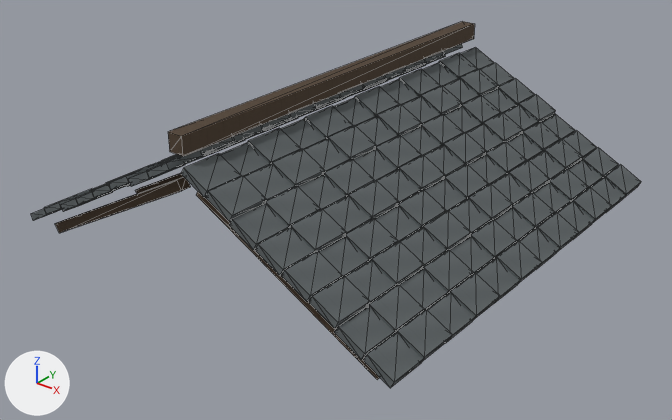
An edit to the glTF model game/assets/models/g2/cottage/part_slate_patch.glb, drawn before and after from the same camera.
Rendered twice from a 50 mm camera at (5.9, -7.57, 7.17) aimed at (0.1, -0.32, 2.68). The lights are fixed; the arrows at lower left show +X, +Y and +Z. The picture after the commit comes second. Mesh edges are drawn as thin lines. Vertices at exactly the same position are counted once.

In view in the first picture: 'slate_patch'.
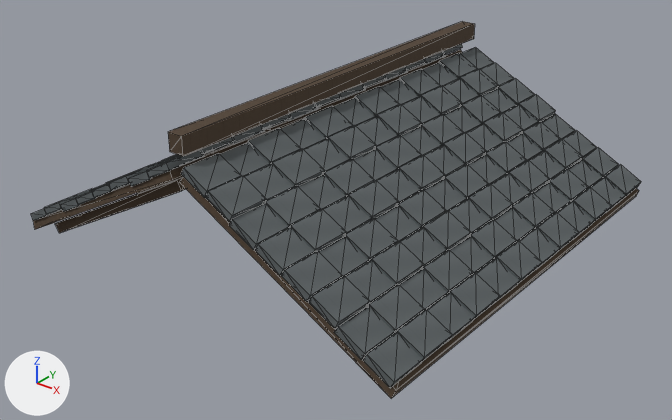
Where the change shows, as pixel boxes [x1, y1, x2, y2] in the pictures (672 x 420 px):
```json
{"object": "slate_patch", "change": "reshaped", "before": [31, 21, 641, 388], "after": [31, 21, 641, 398]}
{"part": 1, "of": "me_slate_patch", "change": "added", "after": [33, 49, 639, 398]}
```

Scene script edits in JSON lines:
```json
{"block": "me_slate_patch", "where": "# used by ob_slate_patch; location = (0.0, 0.0, 0.0)"}
{"op": "remove", "block": "me_slate_patch", "code": "me_slate_patch.from_pydata(...)  # 1624 vertices, 2436 faces; spans x -2.44..2.45, y -2.49..2.49, z 2.47..4.2"}
{"op": "add", "block": "me_slate_patch", "code": "me_slate_patch.from_pydata(...)  # 1640 vertices, 2460 faces; spans x -2.45..2.45, y -2.49..2.49, z 2.47..4.2"}
{"block": "me_slate_patch", "change": "me_slate_patch part 1"}
{"block": "me_slate_patch", "change": "16 vertices are added at x -2.45..2.45, y -2.49..2.49, z 2.49..3.83"}
{"block": "me_slate_patch", "change": "24 new faces join them, mat_dark_oak"}
```
